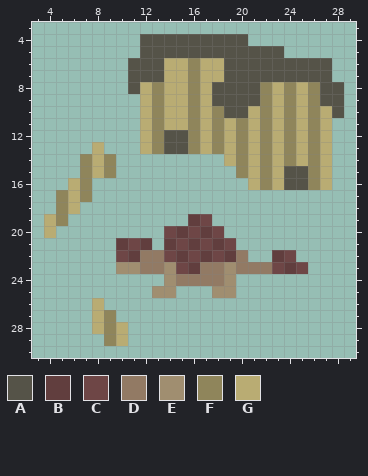
Pixel-art sprite: Images/TileSets/FantasyHex/Tiles/Mine-Ancient era.png. The picture above is the old version.
The file is 32x32 pixels. Colours within 5 levels of each other are drawn and written as one. Shown: x 3..29, y 3..30.
Palette (. is transparent): A #555348  B #613e3e  C #6e4646  D #927a64  E #a08e70  F #8f855b  G #b9ac73
Pixels before, first column x 4:
 4 ........AAAAAAAAA........
 5 ........AAAAAAAAAAAA.....
 6 .......AAAGGFGGAAAAAAAAA.
 7 .......AAAGGFGGAAAAAAAAA.
 8 .......AGFGGFGAAAAFGFGFAA
 9 ........GFGGFGAAAAFGFGFAA
10 ........GFGGFGFAAGFGFGFGA
11 ........GFGGFGFGFGFGFGFG.
12 ........GFAAFGFGFGFGFGFG.
13 ....G...GFAAFGFGFGFGFGFG.
14 ...FGF.........GFGFGFGFG.
15 ...FGF..........FGFGAAFG.
16 ..GF.............GFGAAFG.
17 .FGF.....................
18 .FG......................
19 GF..........BC...........
20 G.........CBCBC..........
21 ......BCB.BCBCBC.........
22 ......CBDDCBCBCBD..BC....
23 ......EEDDECBDDEDDDCBC...
24 ..........EDDDDE.........
25 .........EE...EE.........
26 ....G....................
27 ....GF...................
28 ....GFG..................
29 .....FG..................
The result:
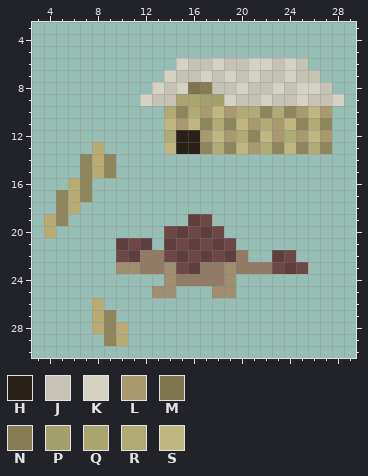
Colours new in this view: H #292018  J #c6c2b4  K #d6d2c3  L #a9996d  M #7e754f  N #877c54  P #a4a06c  Q #aaa56f  R #b0aa73  S #bfb77f
Difference:
Changed rows in their new state; - is an unchanged pixel.
first column x 11:
 4 -.........--------
 5 -............-----
 6 ....KJJKJJKKJKJ..-
 7 ...KJJKJKJKJJKJJ.-
 8 ..KJKMNJJKJJKJKKJ.
 9 -KJJQQPPKJJKJJKJJK
10 -..RFRLSLRR-R-LSL.
11 -..SLSFRFSLRLSFRF-
12 -..RHHLSLRFSLRLSL-
13 -..SHHFRFSLRFSFRF-
14 --------.........-
15 ---------........-
16 ----------.......-
Changed places in both pictures, as pixel boxes (x1, y1, x2, y2):
changed: (128, 34, 344, 190)
